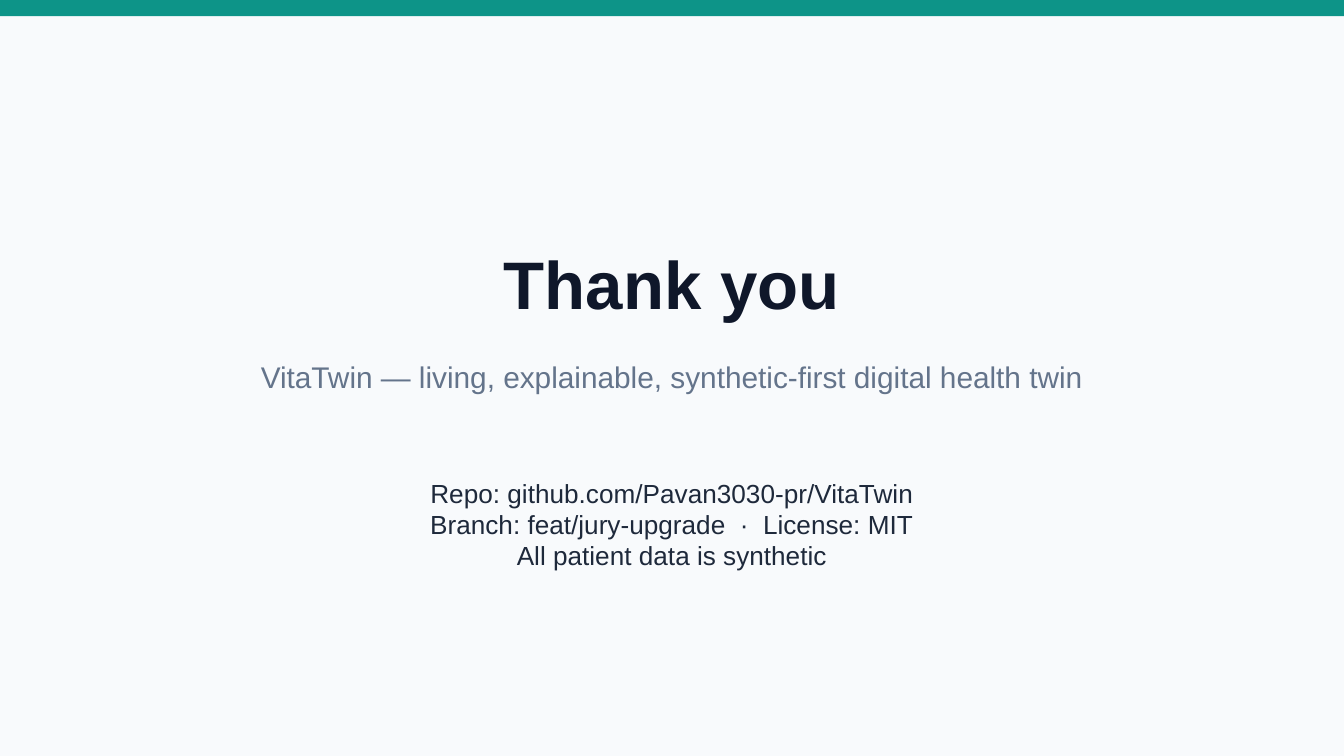
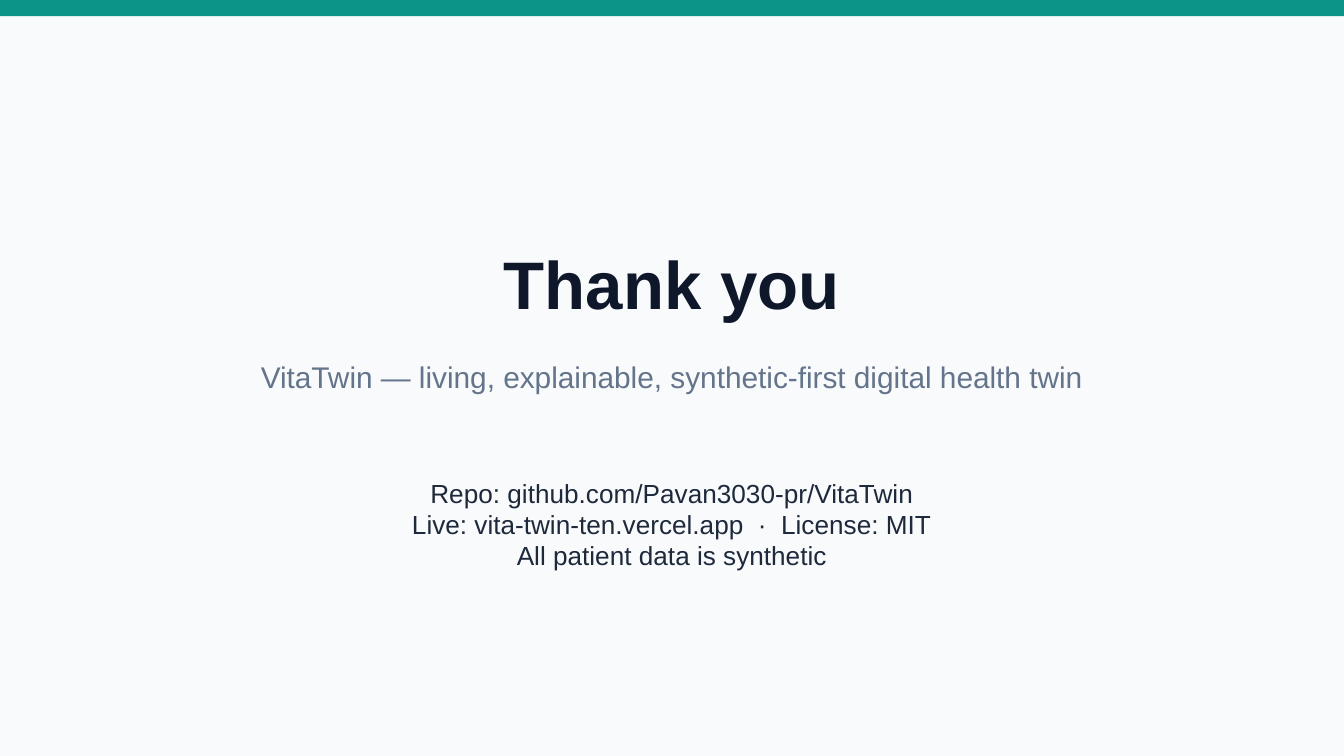
Before and after one commit to Pavan3030-pr/VitaTwin, a slide deck: slide 8 of docs/VitaTwin_Presentation.pptx. Drawn at 1344x756 pixels with LibreOffice and Linux fonts; fonts in the diff are those of the drawing. Boxes give left, top, right and bottom in pixels: in the first picture for what was removed or moved away, otherwise in the second. Text is boxed around its words. In the diff, an @@ line names an element or a change of style, - is before the commit and + after.

```diff
--- a/docs/VitaTwin_Presentation.pptx
+++ b/docs/VitaTwin_Presentation.pptx
@@ text at [412, 515, 931, 540]: text changed @@
-Branch: feat/jury-upgrade · License: MIT
+Live: vita-twin-ten.vercel.app · License: MIT
```
Also in this commit, not shown: 5 other slides changed.
